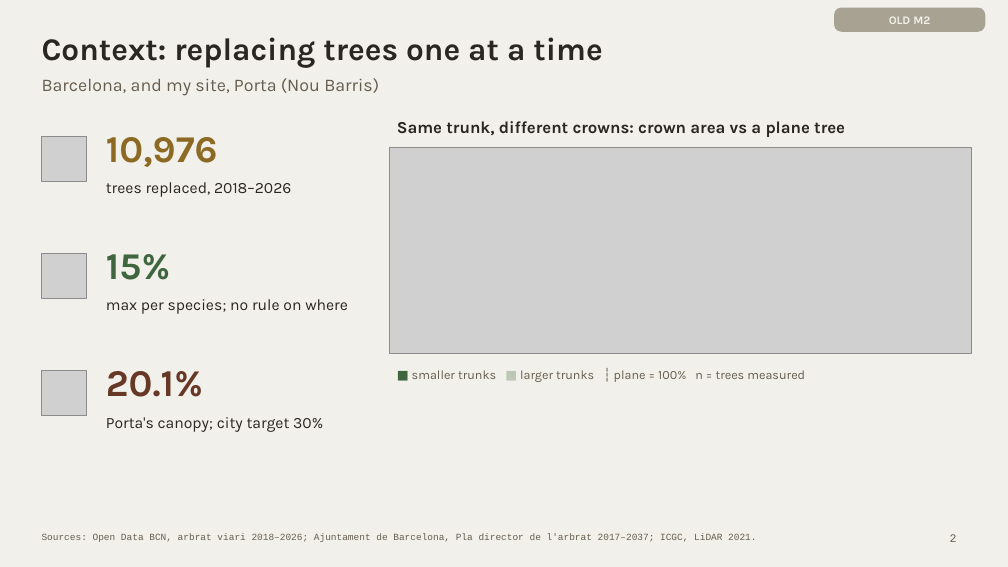
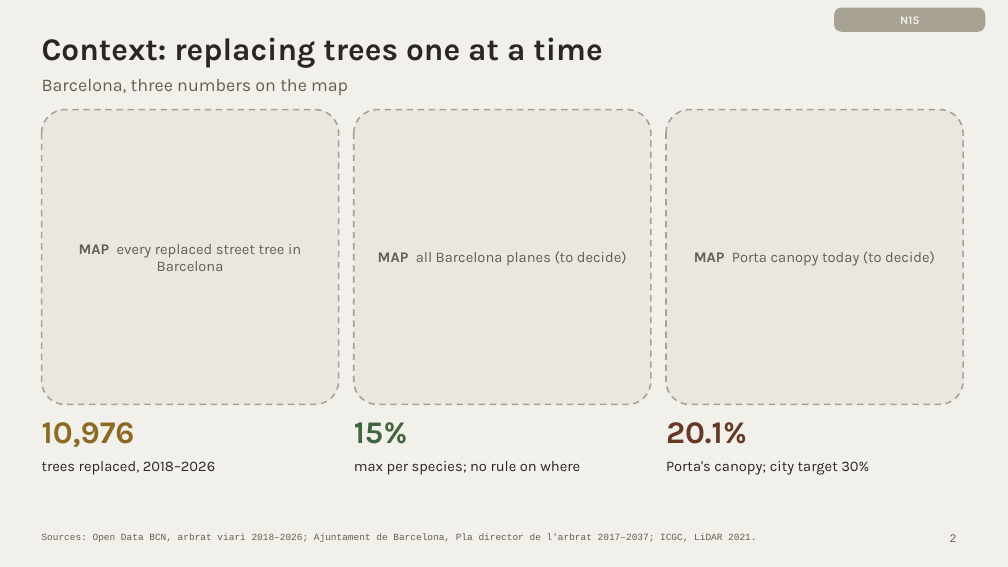
Before and after one commit to giofox96/shade-and-sponge, a slide deck: slide 2 of slides/final/shade_and_sponge_final_new.pptx. Drawn at 1008x567 pixels with LibreOffice and Linux fonts; fonts in the diff are those of the drawing; grey boxes stand for pictures. Boxes give left, top, right and bottom in pixels: in the first picture for what was removed or moved away, otherwise in the second. Text is boxed around its words. In the diff, an @@ line names an element or a change of style, - is before the commit and + after.

```diff
--- a/slides/final/shade_and_sponge_final_new.pptx
+++ b/slides/final/shade_and_sponge_final_new.pptx
@@ text at [900,16,919,24]: text changed @@
-OLD M2
+N15
@@ text at [42,79,348,95]: text changed @@
-Barcelona, and my site, Porta (Nou Barris)
+Barcelona, three numbers on the map
@@ rounded rectangle added at [42,110,339,405], fill #E9E7E0, outline #A8A293 1.5 pt dashed @@
@@ rounded rectangle added at [354,110,651,405], fill #E9E7E0, outline #A8A293 1.5 pt dashed @@
@@ rounded rectangle added at [666,110,963,405], fill #E9E7E0, outline #A8A293 1.5 pt dashed @@
@@ picture removed at [42,136,87,181] @@
@@ picture removed at [389,147,972,354] @@
@@ text removed at [397,121,845,137] @@
-Same trunk, different crowns: crown area vs a plane tree
@@ picture removed at [42,253,87,299] @@
@@ text added at [79,244,301,271], 14 pt, text #665E4F @@
+MAP every replaced street tree in Barcelona
@@ text added at [378,251,627,266], 14 pt, text #665E4F @@
+MAP all Barcelona planes (to decide)
@@ text added at [694,251,935,266], 14 pt, text #665E4F @@
+MAP Porta canopy today (to decide)
@@ picture removed at [42,371,87,416] @@
@@ text removed at [412,370,805,382] @@
-■ smaller trunks ■ larger trunks ┆ plane = 100% n = trees measured
@@ text "10,976": place and size @@
-text "10,976" at [106,137,291,197]
+text "10,976" at [42,422,215,475]
@@ text "10,976" at [42,422,215,475]: size 36 to 30 pt in "10,976"; size 15 to 14 pt in "trees replaced, 2018–2026" @@
@@ text "15%": place and size @@
-text "15%" at [106,254,348,314]
+text "15%" at [354,422,580,475]
@@ text "15%" at [354,422,580,475]: size 36 to 30 pt in "15%"; size 15 to 14 pt @@
@@ text "20.1%": place and size @@
-text "20.1%" at [106,371,323,432]
+text "20.1%" at [666,422,869,475]
@@ text "20.1%" at [666,422,869,475]: size 36 to 30 pt in "20.1%"; size 15 to 14 pt in "Porta's canopy; city target 30%" @@
```
Also in this commit, not shown: 9 other slides changed, 5 slides added, 9 slides removed, 1 other file.
